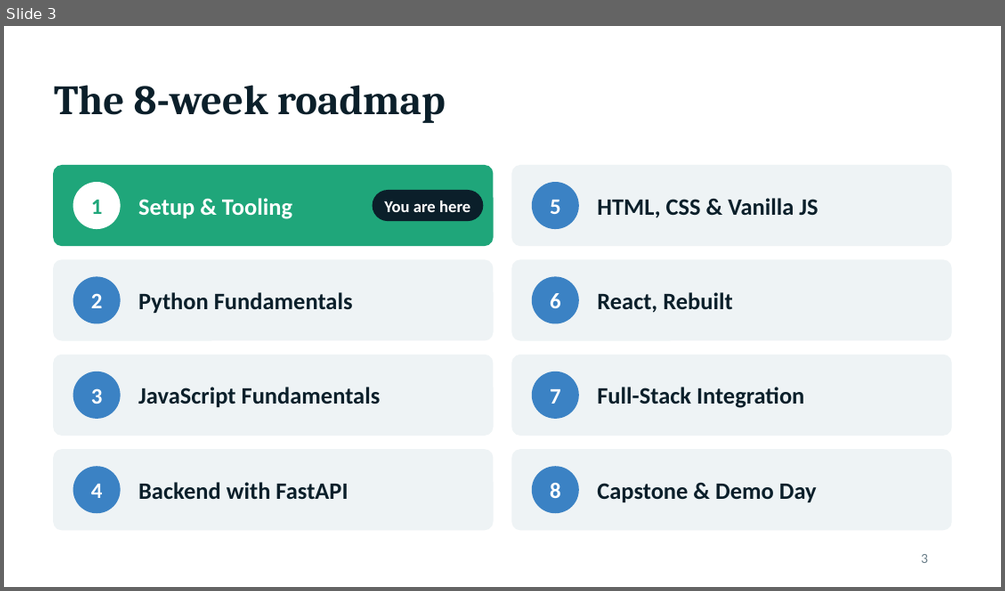
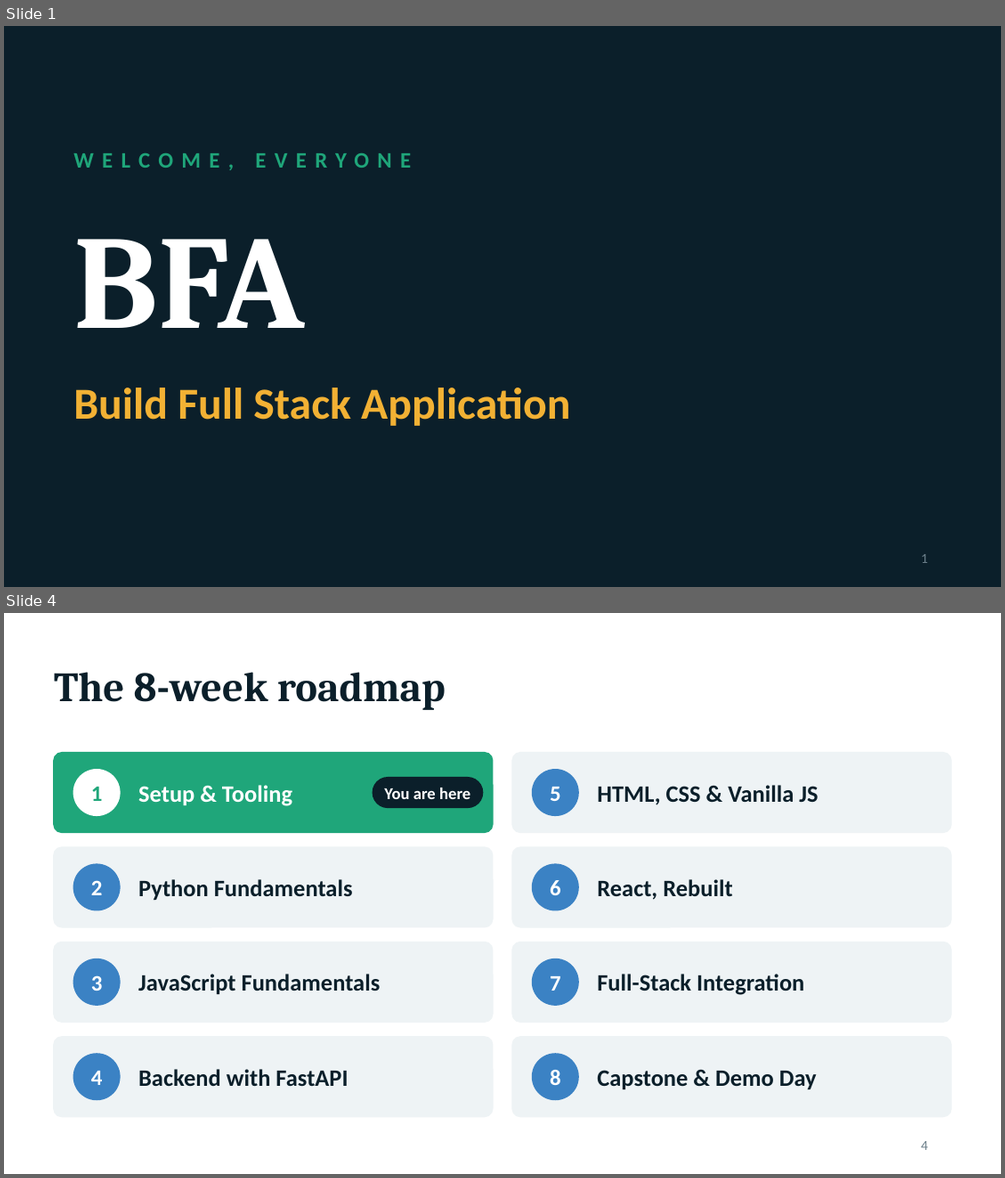
Before and after one commit to ccunnect-tech/BFA, a slide deck: class-1/docs/class-1-setup.pptx. Shown one above the other, each under a label of ours: slide 3 before the commit, slides 1 and 4 after it; the slides between them are not shown. The pictures are 1005x591 and 1005x1178 pixels, drawn with LibreOffice and Linux fonts; fonts in the diff are those of the drawing. Boxes give left, top, right and bottom in pixels: in the first picture for what was removed or moved away, otherwise in the second. Text is boxed around its words. In the diff, an @@ line names an element or a change of style, - is before the commit and + after.

```diff
--- a/class-1/docs/class-1-setup.pptx
+++ b/class-1/docs/class-1-setup.pptx
@@ slide 1 added at (4, 26, 1001, 587), background #0B1F2A @@
@@ text added at (73, 153, 411, 170), 16 pt, text #1FA67A, bold @@
+WELCOME, EVERYONE
@@ text added at (73, 239, 304, 328), 96 pt, text #FFFFFF, bold @@
+BFA
@@ text added at (73, 387, 570, 426), 32 pt, text #F2B134, bold @@
+Build Full Stack Application
@@ page number added at (921, 554, 928, 563), 10 pt, text #6B7F8A @@
+1
@@ what was slide 3 is now slide 4 @@
@@ page number at (921, 1141, 928, 1150): text changed @@
-3
+4
```
Also in this commit, not shown: 1 slide changed, 1 other slide added.
